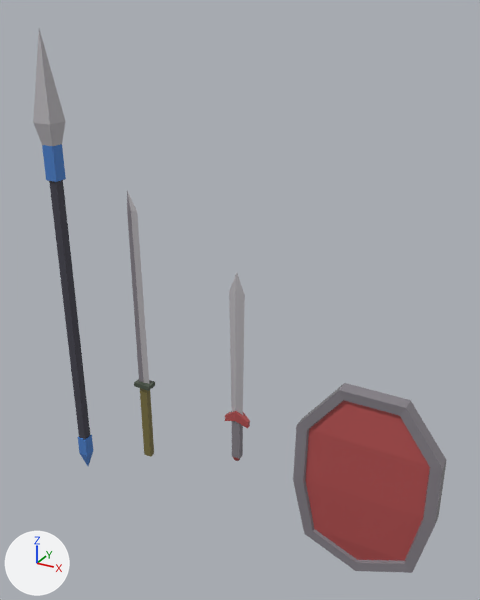
An edit to the FBX model Assets/Weapon/weapon.fbx, drawn before and after from the same camera.
Rendered twice from a camera (50 mm lens) standing at (2.55, -2.6, 2.11) and looking at (1.09, 0.04, 0.79). Arrows for +X, +Y and +Z are at lower left; the lights stay in place. Where no turn or scale is listed for an object, it has been applied to the vertices.

Script lines for the objects in view, before the commit:
```python
me_網格_157 = bpy.data.meshes.new('網格.157')
me_網格_157.from_pydata(...)  # 27 vertices, 24 faces; spans x -0.05..0.05, y -0.03..0.03, z -0.32..1.27
me_網格_157.materials.append(mat_base)  # picture img_cc_29_32x_png
me_網格_158 = bpy.data.meshes.new('網格.158')
me_網格_158.from_pydata(...)  # 30 vertices, 32 faces; spans x -0.06..0.06, y -0.06..0.06, z -0.6..2.02
me_網格_158.materials.append(mat_base)  # picture img_cc_29_32x_png
me_網格_159 = bpy.data.meshes.new('網格.159')
me_網格_159.from_pydata(...)  # 33 vertices, 27 faces; spans x -0.068..0.069, y -0.025..0.025, z -0.146..0.954
me_網格_159.materials.append(mat_base)  # picture img_cc_29_32x_png
me_網格_160 = bpy.data.meshes.new('網格.160')
me_網格_160.from_pydata(...)  # 54 vertices, 53 faces; spans x -0.354..0.354, y -0.089..0.018, z -0.534..0.494
me_網格_160.materials.append(mat_base)  # picture img_cc_29_32x_png
ob_dagger = bpy.data.objects.new('dagger', me_網格_159)
ob_dagger.location = (1.1, 0.0, 0.0)
ob_shield = bpy.data.objects.new('shield', me_網格_160)
ob_shield.location = (1.826, 0.0, 0.0)
ob_spear = bpy.data.objects.new('spear', me_網格_158)
ob_spear.location = (0.0, 0.0, 0.0)
ob_sword = bpy.data.objects.new('sword', me_網格_157)
ob_sword.location = (0.501, 0.0, 0.0)
```
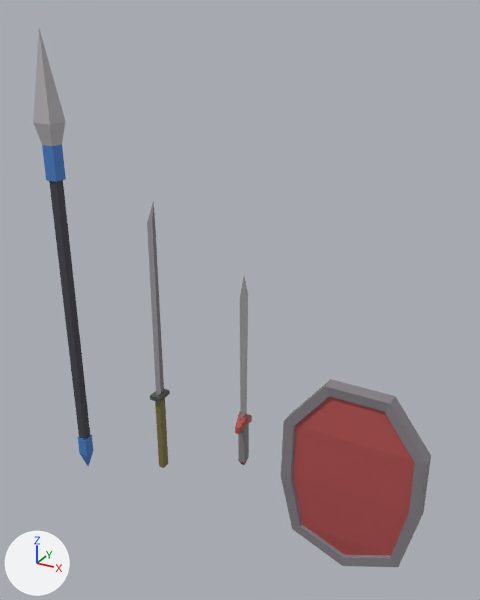
The edits, one by one:
me_網格_157 has 27 vertices, 24 faces and spans x -0.05..0.05, y -0.03..0.03, z -0.32..1.27.
me_網格_157 is used by ob_sword; location (0.501, 0.0, 0.0).
me_網格_157 part 1: the whole mesh is turned -90 degrees about the z axis through its middle, then moved by (0.0, 0.0, -0.04).
Object 'dagger' (ob_dagger) moves from (1.1, 0.0, 0.0) to (1.133, 0.0, 0.0).
Object 'sword' (ob_sword) moves from (0.501, 0.0, 0.0) to (0.604, 0.0, 0.0).
Object 'shield' (ob_shield) moves from (1.826, 0.0, 0.0) to (1.757, 0.0, 0.0).

What differs and where, as boxes (x1, y1, x2, y2) in the pictures (480 x 600 px):
'shield', moved
    before: (293, 383, 447, 573)
    after: (281, 379, 431, 567)
'sword', mesh turned, moved
    before: (127, 191, 155, 457)
    after: (147, 202, 170, 468)
'dagger', moved
    before: (225, 273, 250, 461)
    after: (235, 276, 252, 465)
